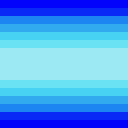
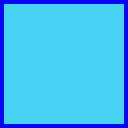
The second 128 x 128 image is a revision of the first. Changes to its layers:
added layer "Layer 4" above "Layer 3" over [0, 4, 128, 124]
added layer "Layer 3" above "Layer 2" over [0, 4, 128, 124]
hid "Layer 2" over [0, 4, 128, 124]
